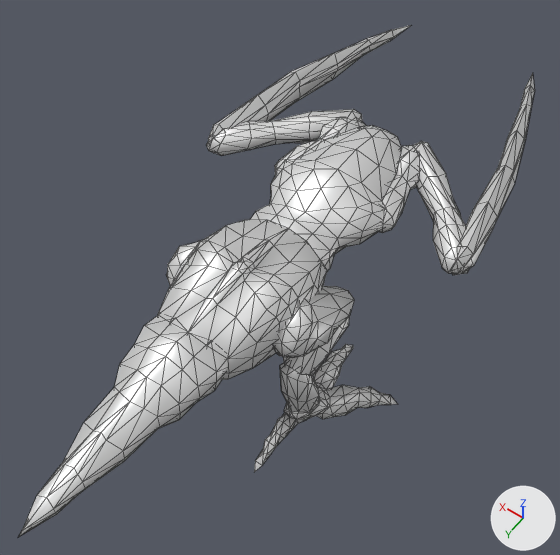
One commit to the glTF model glb/raptor_land_swarmer_spectre_t4_v1.glb: the scene before it, then after it.
Rendered twice from a 50 mm lens placed at (-35.9, 50.3, 101.3), pointed at (2.4, -3.3, 17.0). The axes (+X, +Y, +Z) are drawn at lower right. The lights are the same throughout. The older version comes first. Mesh edges are drawn as thin lines. Where no turn or scale is listed for an object, it has been applied to the vertices.

Objects in the first picture: 'body', 'head', 'lblade', 'lforearm', 'rblade', 'rfoot', 'rforearm', 'rknee', 'rshin', 'rthigh', 'rupperarm', 'tail' and 2 more.
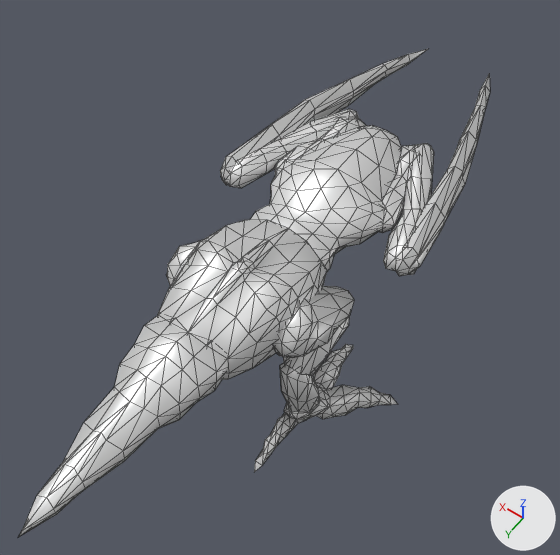
The change, as a diff of the scene's bpy script:
```diff
--- a/glb/raptor_land_swarmer_spectre_t4_v1.glb.py
+++ b/glb/raptor_land_swarmer_spectre_t4_v1.glb.py
@@ ob_lforearm @@
 ob_lforearm.location = (-1.36, -11.86, 0.0)
-ob_lforearm.rotation_euler = (0.0, 0.0, -0.376)  # degrees (0, 0, -22)
@@ ob_lblade @@
 ob_lblade = bpy.data.objects.new('lblade', me_lblade)
-ob_lblade.location = (18.6, -12.4, 27.5)
+ob_lblade.location = (13.3, -8.4, 27.5)
@@ ob_rforearm @@
 ob_rforearm.location = (1.36, -11.86, 0.0)
-ob_rforearm.rotation_euler = (0.0, 0.0, 0.376)  # degrees (0, 0, 22)
@@ ob_rblade @@
 ob_rblade = bpy.data.objects.new('rblade', me_rblade)
-ob_rblade.location = (-18.6, -12.4, 27.5)
+ob_rblade.location = (-13.3, -8.4, 27.5)
```

Changed parts and their boxes [x1, y1, x2, y2] in the pictures (560 x 555 px):
'rblade', moved
    before: [452, 73, 535, 275]
    after: [396, 75, 490, 276]
'lblade', moved
    before: [208, 25, 411, 145]
    after: [220, 49, 428, 185]
'rforearm', turned
    before: [414, 141, 466, 273]
    after: [383, 143, 434, 271]
'lforearm', turned
    before: [206, 109, 362, 156]
    after: [224, 109, 359, 188]
